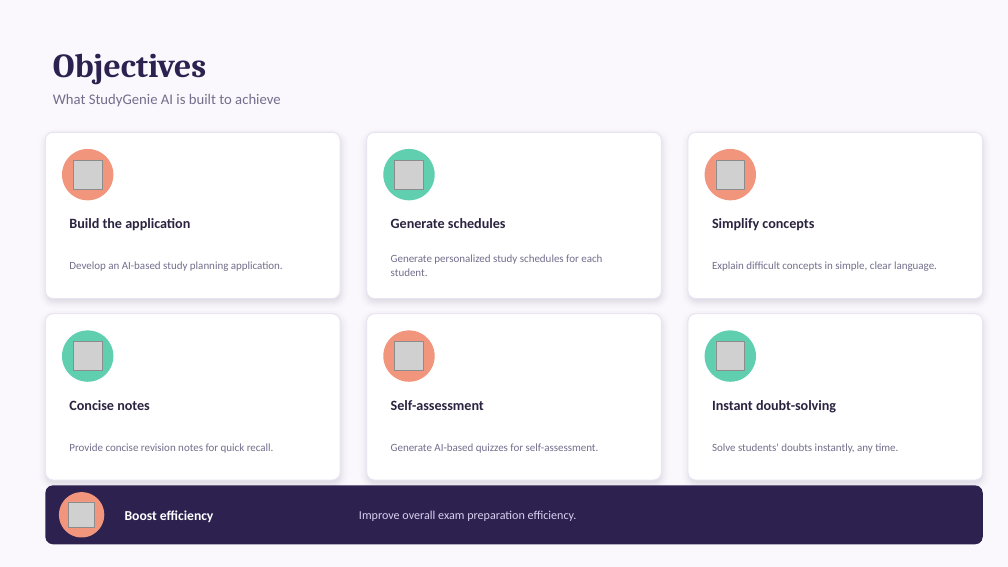
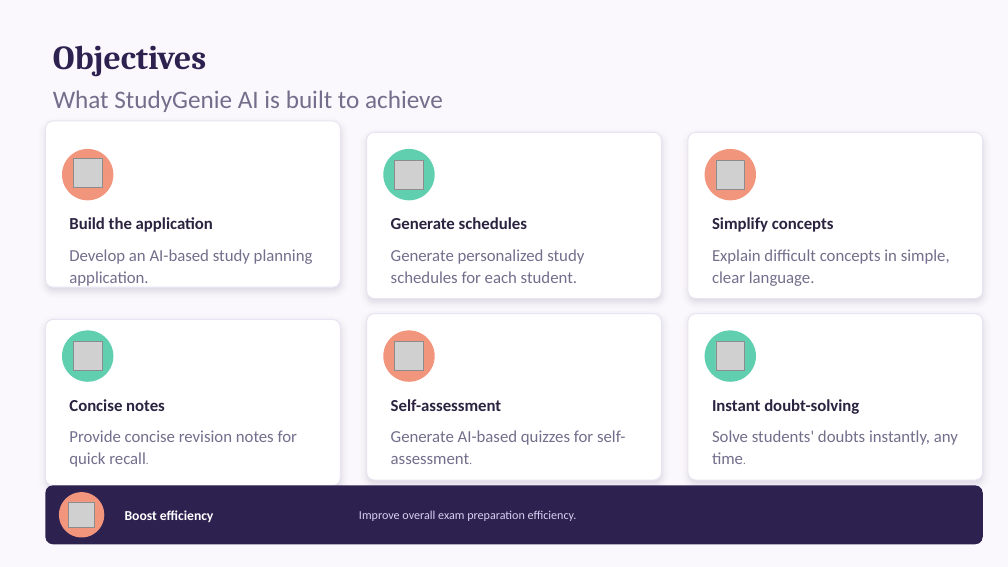
Before and after one commit to Preetha2426/StudyGenie-AI, a slide deck: slide 4 of StudyGenieAI.pptx. Drawn at 1008x567 pixels with LibreOffice and Linux fonts; fonts in the diff are those of the drawing; grey boxes stand for pictures. Boxes give left, top, right and bottom in pixels: in the first picture for what was removed or moved away, otherwise in the second. Text is boxed around its words. In the diff, an @@ line names an element or a change of style, - is before the commit and + after.

```diff
--- a/StudyGenieAI.pptx
+++ b/StudyGenieAI.pptx
@@ text "Objectives": place and size @@
-text "Objectives" at (53,53,207,85)
+text "Objectives" at (53,45,207,77)
@@ text "What StudyGenie AI is built ..." at (53,90,443,112): size 14 to 24 pt @@
@@ rounded rectangle: place and size @@
-rounded rectangle at (45,132,340,299)
+rounded rectangle at (45,121,340,287)
@@ rounded rectangle: place and size @@
-rounded rectangle at (45,314,340,480)
+rounded rectangle at (45,319,340,485)
@@ size 13.5 to 16 pt in 6 elements at (69,217,213,232), (391,217,527,229), (712,217,834,232), (69,399,165,411), (391,399,502,411), (712,399,859,414) @@
@@ size 10.5 to 16 pt in 6 elements at (69,249,313,286), (391,249,584,283), (712,249,950,286), (69,430,297,467), (391,430,625,464), (712,430,958,464) @@
```
Also in this commit, not shown: 7 other slides changed, 1 other file.
